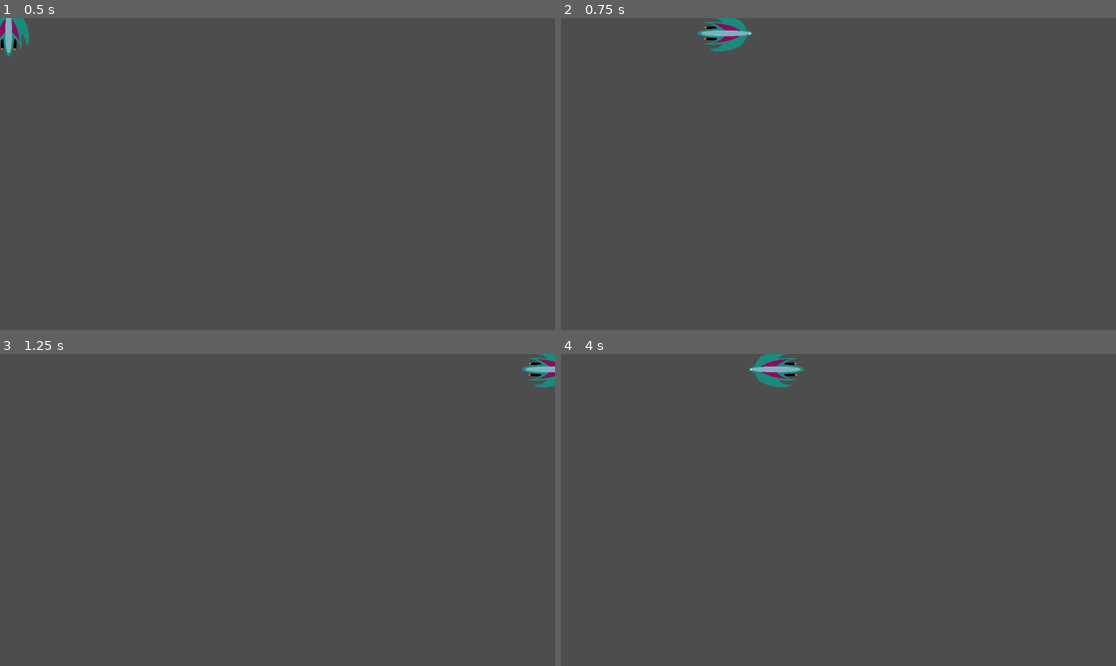
Above: before the commit, frames 1-4 (two rows, left to right).
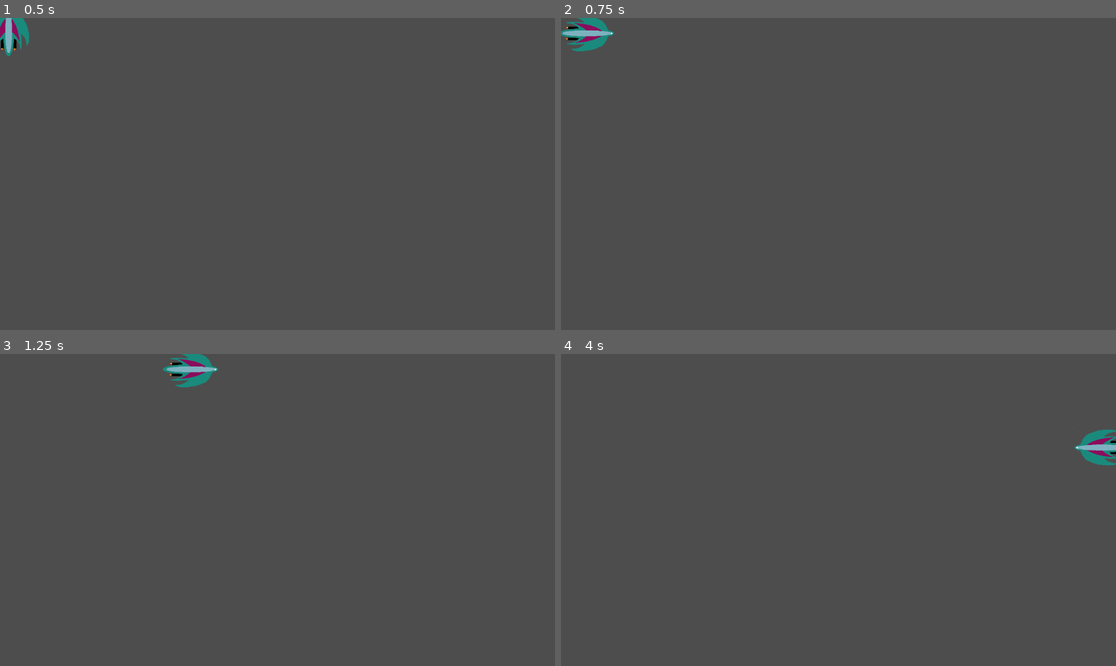
Above: after the commit, the same moments.

Repository: BurgundyToad/planet-defender
Game: Godot game, scene res://player.tscn
Two runs of this game, one before a commit and one after it. Both use one fixed random seed, a clock stepped at 60 frames per second and the inputs below.
Inputs:
- Up to frame 1 (0.5 s): no input
- Up to frame 2 (0.75 s): tap Enter at 0.5 s; hold Right (ui_right) from 0.53 s (still down); hold Space (Space) from 0.53 s (still down)
- Up to frame 3 (1.25 s): keep holding Right (ui_right); keep holding Space (Space)
- Up to frame 4 (4 s): release Right (ui_right) at 1.28 s; release Space (Space) at 1.28 s; hold Down (ui_down) 1.28-2.03 s; tap Space (Space) at 1.35, 2.85 s; hold Right (ui_right) 2.03-2.78 s; hold Space (Space) 2.03-2.78 s; hold Up (ui_up) 2.78-3.53 s; hold Left (ui_left) from 3.53 s (still down); hold Space (Space) from 3.53 s (still down)

Frame 1 is identical in both runs. In frame 2, 1.3% of the frame differs, in the area x 0-35%, y 0-11%; in frame 3, 1.1%; in frame 4, 1.3%.

Commit message:
Add files via upload

Diff:
--- a/ICS Culminating/Player.gd
+++ b/ICS Culminating/Player.gd
@@ -1,34 +1,54 @@
 extends Area2D
 signal hit
-@export var speed = 800
+@export var speed = 25
 var screen_size
-
-
+var velocity = Vector2.ZERO
+var current_speed = 0
+var boosting = false
+var norm_velocity = velocity
 # Called when the node enters the scene tree for the first time.
 func _ready():
 	screen_size = get_viewport_rect().size
-
-
-
 # Called every frame. 'delta' is the elapsed time since the previous frame.
 func _process(delta):
-	speed = 800
-	var velocity = Vector2.ZERO
-	if Input.is_action_pressed("ui_right"):
-		velocity.x += 1
-	if Input.is_action_pressed("ui_left"):
-		velocity.x -= 1
-	if Input.is_action_pressed("ui_up"):
-		velocity.y -= 1
-	if Input.is_action_pressed("ui_down"):
-		velocity.y += 1
-	if Input.is_action_pressed("Space"):
-		speed = 1600
-	if velocity.length() > 0:
-		velocity = velocity.normalized() * speed
-		$AnimatedSprite2D.play()
+	#Boosting code. It works but doesn't do too much rn
+	#if Input.is_action_pressed("Space"):
+		#speed = 50
+		#boosting = true
+	#elif boosting:
+		#speed = 25
+		#boosting = false
+	if Input.is_action_pressed("ui_left") and Input.is_action_pressed("ui_right"):
+		pass
+	elif Input.is_action_pressed("ui_right"):
+		velocity.x += speed
+	elif Input.is_action_pressed("ui_left"):
+		velocity.x -= speed
 	else:
-		$AnimatedSprite2D.play()
+		if velocity.x > 0:
+			velocity.x = max(velocity.x-15,0)
+		elif velocity.x < 0:
+			velocity.x = min(velocity.x+15,0)
+	if velocity.x > (1000):
+		velocity.x = 1000
+	if velocity.x < (-1000):
+		velocity.x = -1000
+	if Input.is_action_pressed("ui_up") and Input.is_action_pressed("ui_down"):
+		pass
+	elif Input.is_action_pressed("ui_up"):
+		velocity.y -= speed
+	elif Input.is_action_pressed("ui_down"):
+		velocity.y += speed
+	else:
+		if velocity.y > 0:
+			velocity.y = max(velocity.y-15,0)
+		if velocity.y < 0:
+			velocity.y = min(velocity.y+15,0)
+	if velocity.y > (1000):
+		velocity.y = 1000
+	if velocity.y < (-1000):
+		velocity.y = -1000
+	$AnimatedSprite2D.play()
 	position += velocity * delta
 	position = position.clamp(Vector2.ZERO, screen_size)
 	if velocity.x != 0:
